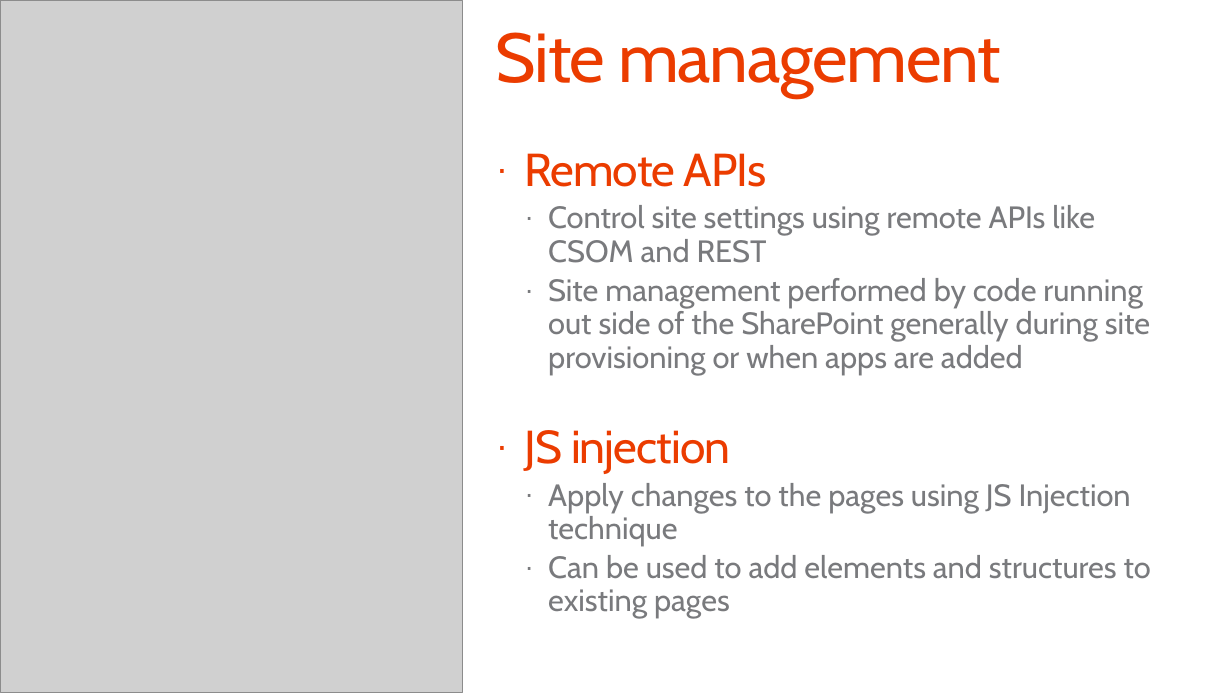
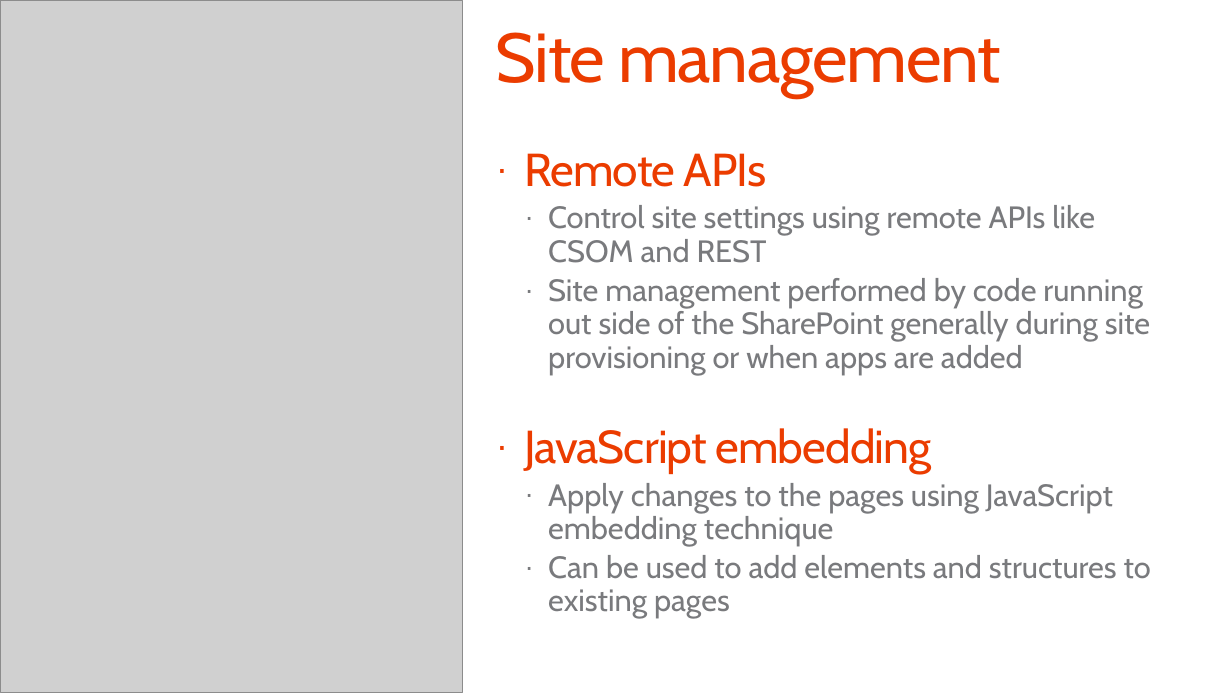
Before and after one commit to OfficeDev/TrainingContent, a slide deck: slide 7 of O3658/02 Managing site settings using app model/2_SiteManagement.pptx. Drawn at 1232x693 pixels with LibreOffice and Linux fonts; fonts in the diff are those of the drawing; grey boxes stand for pictures; background and template pictures are left out. Boxes give left, top, right and bottom in pixels: in the first picture for what was removed or moved away, otherwise in the second. Text is boxed around its words. In the diff, an @@ line names an element or a change of style, - is before the commit and + after.

Commit message:
Lab fixes, updates on decks and readme files on the JS embedding naming change

```diff
--- a/O3658/02 Managing site settings using app model/2_SiteManagement.pptx
+++ b/O3658/02 Managing site settings using app model/2_SiteManagement.pptx
@@ text at (x1=525, y1=428, x2=1113, y2=546): text changed @@
-· JS injection
-  · Apply changes to the pages using JS Injection technique
+· JavaScript embedding
+  · Apply changes to the pages using JavaScript embedding technique
```
Also in this commit, not shown: 8 other slides changed, 4 other files.
